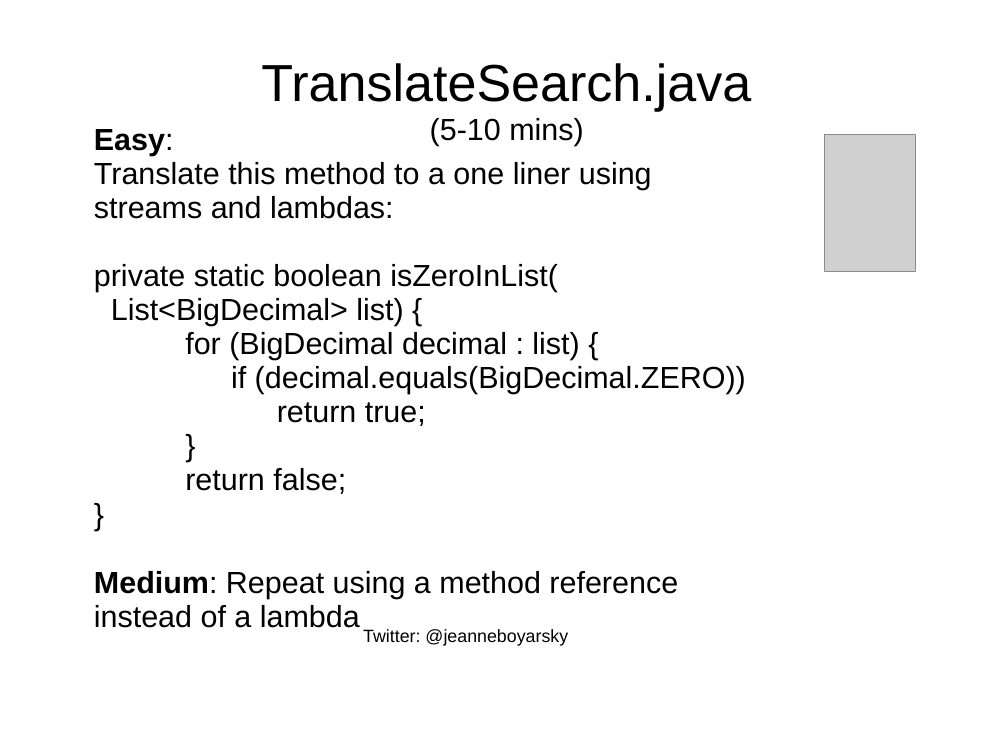
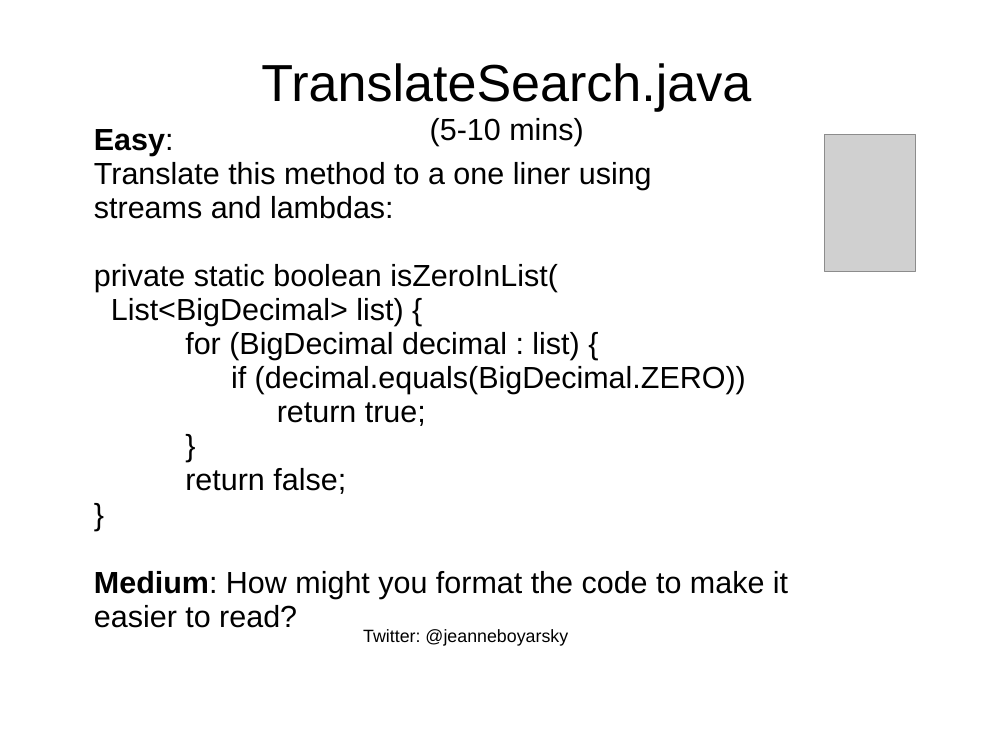
Before and after one commit to boyarsky/java-8-streams-by-puzzles, a slide deck: slide 26 of docs/Slides.ppt. Drawn at 1008x756 pixels with LibreOffice and Linux fonts; fonts in the diff are those of the drawing; grey boxes stand for pictures; background and template pictures are left out. Boxes give left, top, right and bottom in pixels: in the first picture for what was removed or moved away, otherwise in the second. Text is boxed around its words. In the diff, an @@ line names an element or a change of style, - is before the commit and + after.

```diff
--- a/docs/Slides.ppt
+++ b/docs/Slides.ppt
@@ text at box(94, 571, 788, 628): text changed @@
-Medium: Repeat using a method reference
-instead of a lambda
+Medium: How might you format the code to make it easier to read?
```
Also in this commit, not shown: 7 other slides changed, 1 other file.
